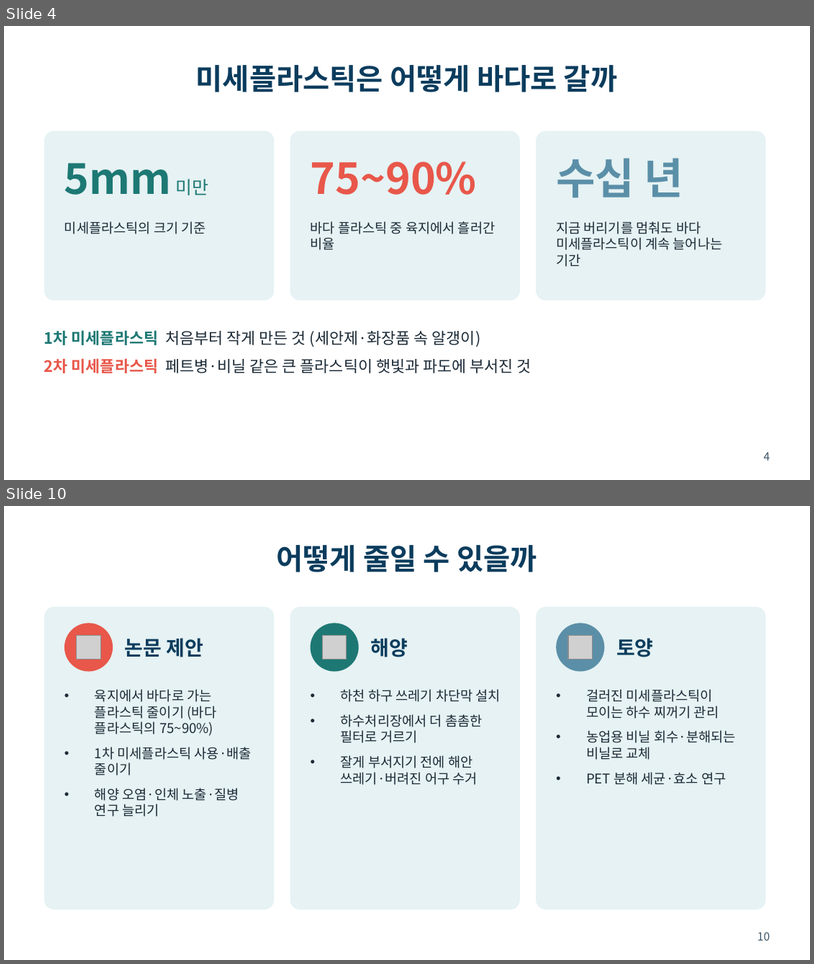
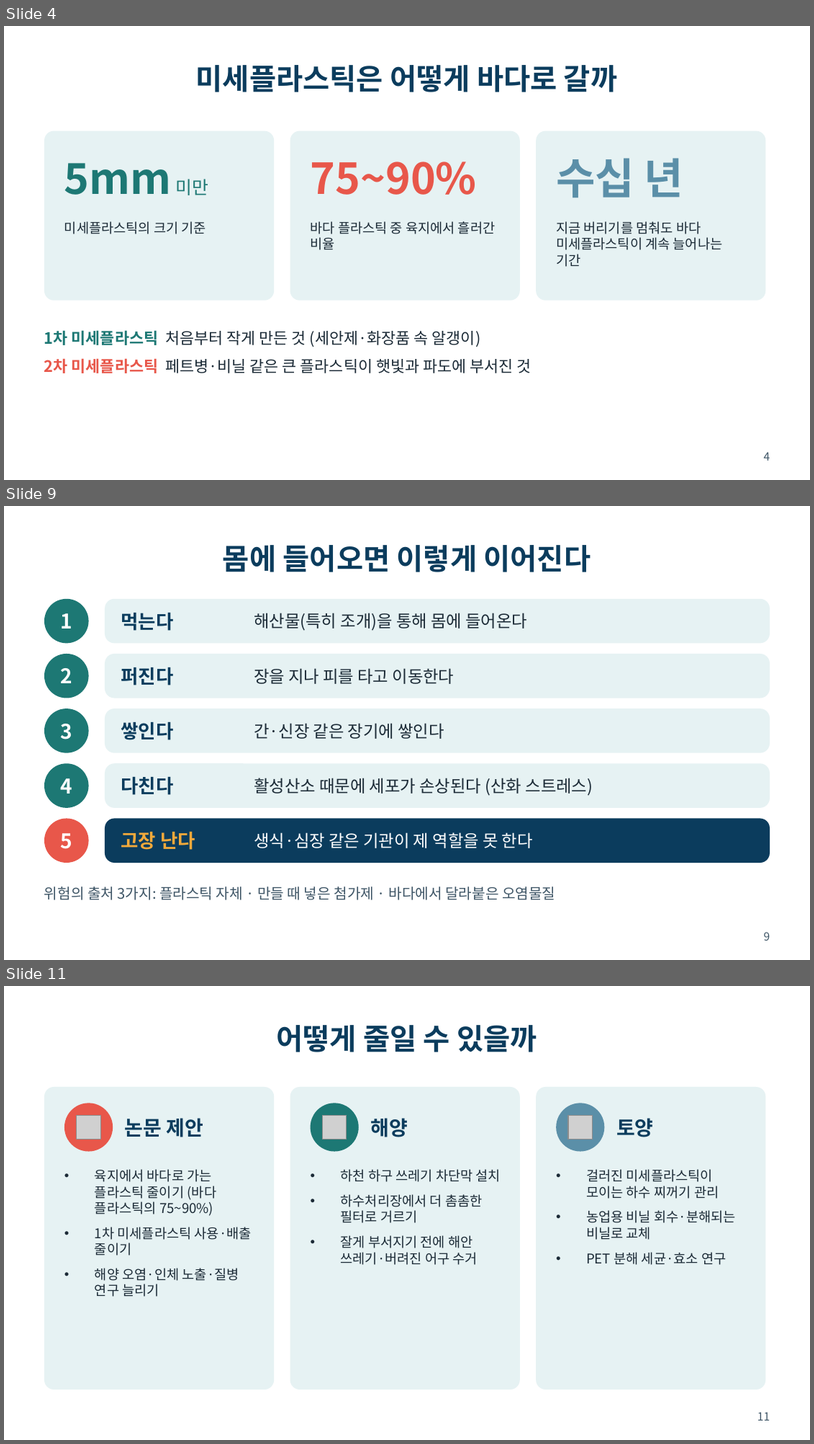
Before and after one commit to packsunjin/Graph, a slide deck: reports/미세플라스틱_발표_10605_박선진.pptx. Shown one above the other, each under a label of ours: slides 4 and 10 before the commit, slides 4, 9 and 11 after it; the slides between them are not shown. The pictures are 814x964 and 814x1444 pixels, drawn with LibreOffice and Linux fonts; fonts in the diff are those of the drawing; grey boxes stand for pictures. Boxes give left, top, right and bottom in pixels: in the first picture for what was removed or moved away, otherwise in the second. Text is boxed around its words. In the diff, an @@ line names an element or a change of style, - is before the commit and + after.

```diff
--- a/reports/미세플라스틱_발표_10605_박선진.pptx
+++ b/reports/미세플라스틱_발표_10605_박선진.pptx
@@ slide 9 added at [4,506,810,960], background #FFFFFF @@
@@ title added at [223,545,591,572], 26 pt, text #0B3C5D, bold @@
+몸에 들어오면 이렇게 이어진다
@@ ellipse added at [44,599,89,643], fill #1D7874 @@
@@ text added at [61,613,73,628], 18 pt, text #FFFFFF, bold @@
+1
@@ rounded rectangle added at [105,599,770,643], fill #E6F2F3 @@
@@ text added at [121,612,173,631], 17 pt, text #0B3C5D, bold @@
+먹는다
@@ text added at [254,613,527,631], 15 pt, text #1B2A36 @@
+해산물(특히 조개)을 통해 몸에 들어온다
@@ ellipse added at [44,654,89,698], fill #1D7874 @@
@@ rounded rectangle added at [105,654,770,698], fill #E6F2F3 @@
@@ text added at [61,668,73,683], 18 pt, text #FFFFFF, bold @@
+2
@@ text added at [121,667,173,685], 17 pt, text #0B3C5D, bold @@
+퍼진다
@@ text added at [254,668,455,684], 15 pt, text #1B2A36 @@
+장을 지나 피를 타고 이동한다
@@ ellipse added at [44,708,89,753], fill #1D7874 @@
@@ rounded rectangle added at [105,708,770,753], fill #E6F2F3 @@
@@ text added at [121,721,173,740], 17 pt, text #0B3C5D, bold @@
+쌓인다
@@ text added at [61,723,73,739], 18 pt, text #FFFFFF, bold @@
+3
@@ text added at [254,723,444,739], 15 pt, text #1B2A36 @@
+간·신장 같은 장기에 쌓인다
@@ ellipse added at [44,763,89,808], fill #1D7874 @@
@@ rounded rectangle added at [105,763,770,808], fill #E6F2F3 @@
@@ text added at [61,778,73,793], 18 pt, text #FFFFFF, bold @@
+4
@@ text added at [121,776,173,795], 17 pt, text #0B3C5D, bold @@
+다친다
@@ text added at [254,777,594,795], 15 pt, text #1B2A36 @@
+활성산소 때문에 세포가 손상된다 (산화 스트레스)
@@ ellipse added at [44,818,89,862], fill #E8574A @@
@@ rounded rectangle added at [105,818,770,862], fill #0B3C5D @@
@@ text added at [61,833,73,849], 18 pt, text #FFFFFF, bold @@
+5
@@ text added at [121,831,196,849], 17 pt, text #F2A93B, bold @@
+고장 난다
@@ text added at [254,832,533,848], 15 pt, text #FFFFFF @@
+생식·심장 같은 기관이 제 역할을 못 한다
@@ text added at [44,886,556,900], 13 pt, text #3E5566 @@
+위험의 출처 3가지: 플라스틱 자체 · 만들 때 넣은 첨가제 · 바다에서 달라붙은 오염물질
@@ page number added at [764,932,771,940], 10 pt, text #3E5566 @@
+9
@@ what was slide 10 is now slide 11 @@
@@ page number at [758,1412,770,1420]: text changed @@
-10
+11
```
Also in this commit, not shown: 3 slides changed, 1 other slide added, 1 slide removed, 1 other file.
